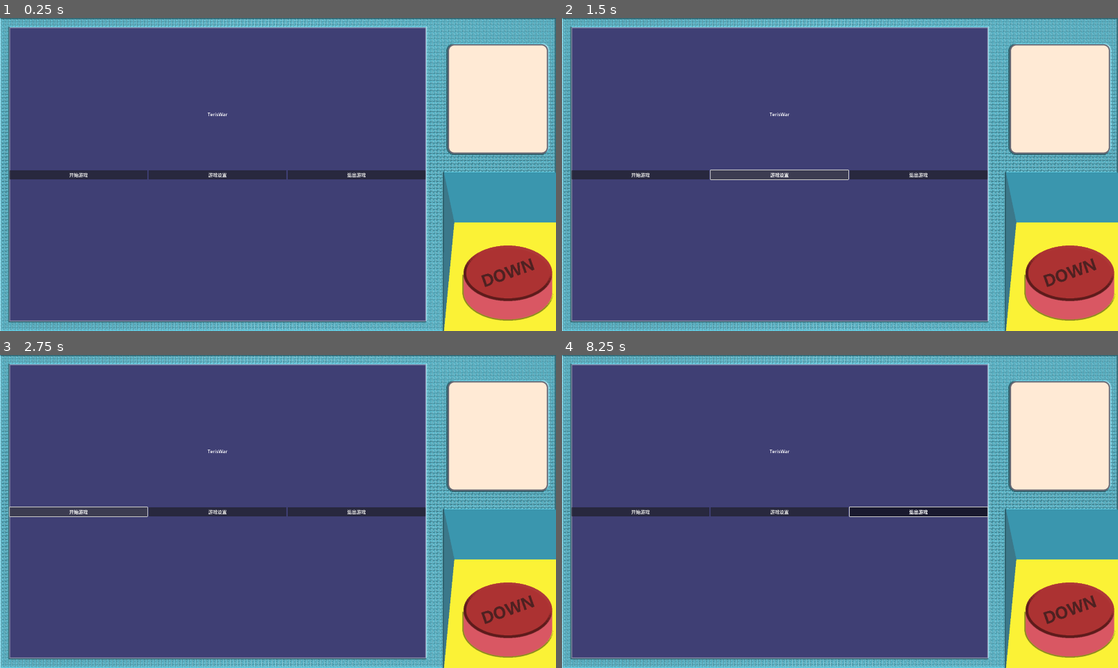
Above: before the commit, frames 1-4 (two rows, left to right).
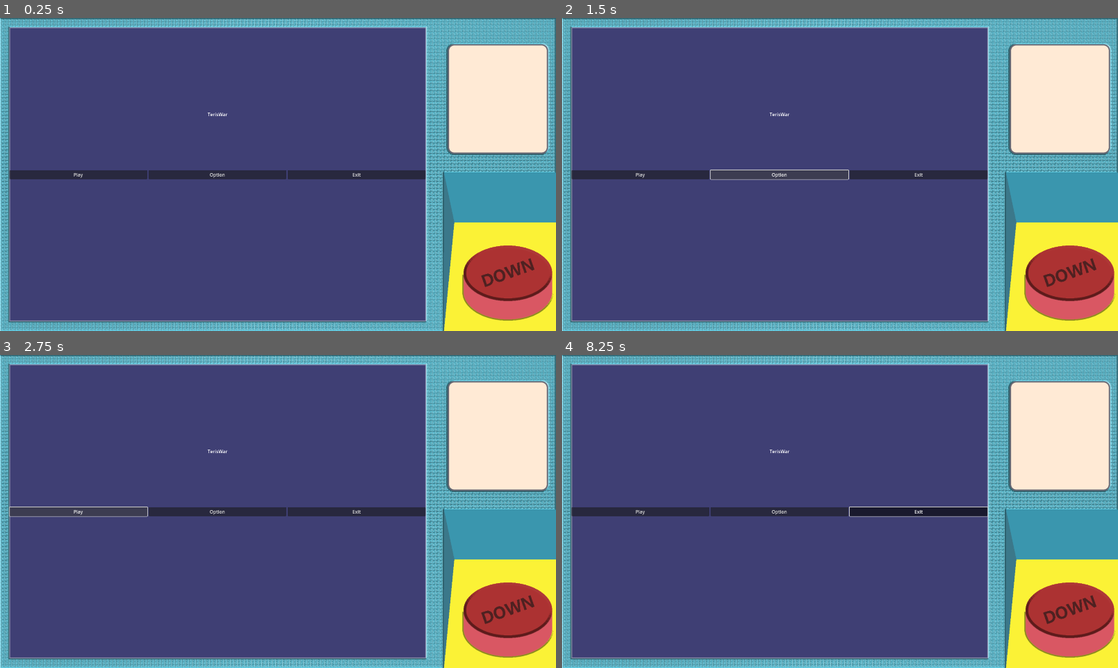
Above: after the commit, the same moments.

Repository: 2495802072/TerisWar
Game: Godot game, scene res://Game/scene/game.tscn
The game is run twice, just before and just after one commit, with the same random seed, the same clock (stepped at 60 frames per second) and the same inputs.
Inputs (mouse positions are in pixels of both pictures, inside the frame that each line leads up to):
- Up to frame 1 (0.25 s): no input
- Up to frame 2 (1.5 s): click (778, 174) at 0.5 s, where only the run before the commit has a clickable "游戏设置"; click (778, 174) at 1.25 s, where only the run after the commit has a clickable "Option"
- Up to frame 3 (2.75 s): click "开始游戏" (after the commit: "Play") at 2 s
- Up to frame 4 (8.25 s): click "开始游戏" (after the commit: "Play") at 2.75 s; tap Enter at 3.5, 5, 6.5 s; move the mouse to (962, 495) at 3.52 s; hold D (move_right) 3.53-5.03 s; click (962, 495) at 3.67 s; tap Space (jump) at 3.77, 4.25, 4.52, 5.75, 6.02, 6.77, 7.25, 7.52 s; move the mouse to (728, 527) at 4.27 s; move the mouse to (895, 442) at 5.02 s; hold A (move_left) 5.03-5.78 s; move the mouse to (812, 574) at 5.77 s; hold D (move_right) 5.78-7.28 s; click (812, 574) at 5.92 s; move the mouse to (1006, 558) at 6.52 s; move the mouse to (673, 464) at 7.27 s; hold A (move_left) 7.28-8.03 s; move the mouse to (867, 511) at 8.02 s; hold D (move_right) from 8.03 s (still down); click (867, 511) at 8.17 s

The runs differ from the first frame. In frame 1, 0.1% of the frame differs, in the area x 1-66%, y 49-52%; in frame 2, 0.2%; in frame 3, 0.2%; in frame 4, 0.2%, in the area x 1-77%, y 49-52%.

Commit message:
PrimaryGUI

Diff:
--- a/UI/scene/PrimaryMenu.tscn
+++ b/UI/scene/PrimaryMenu.tscn
@@ -54,14 +54,14 @@
 [node name="Play" type="Button" parent="Control/HBoxContainer"]
 layout_mode = 2
 size_flags_horizontal = 3
-text = "开始游戏"
+text = "Play"
 
-[node name="Options" type="Button" parent="Control/HBoxContainer"]
+[node name="Option" type="Button" parent="Control/HBoxContainer"]
 layout_mode = 2
 size_flags_horizontal = 3
-text = "游戏设置"
+text = "Option"
 
 [node name="Exit" type="Button" parent="Control/HBoxContainer"]
 layout_mode = 2
 size_flags_horizontal = 3
-text = "退出游戏"
+text = "Exit"
